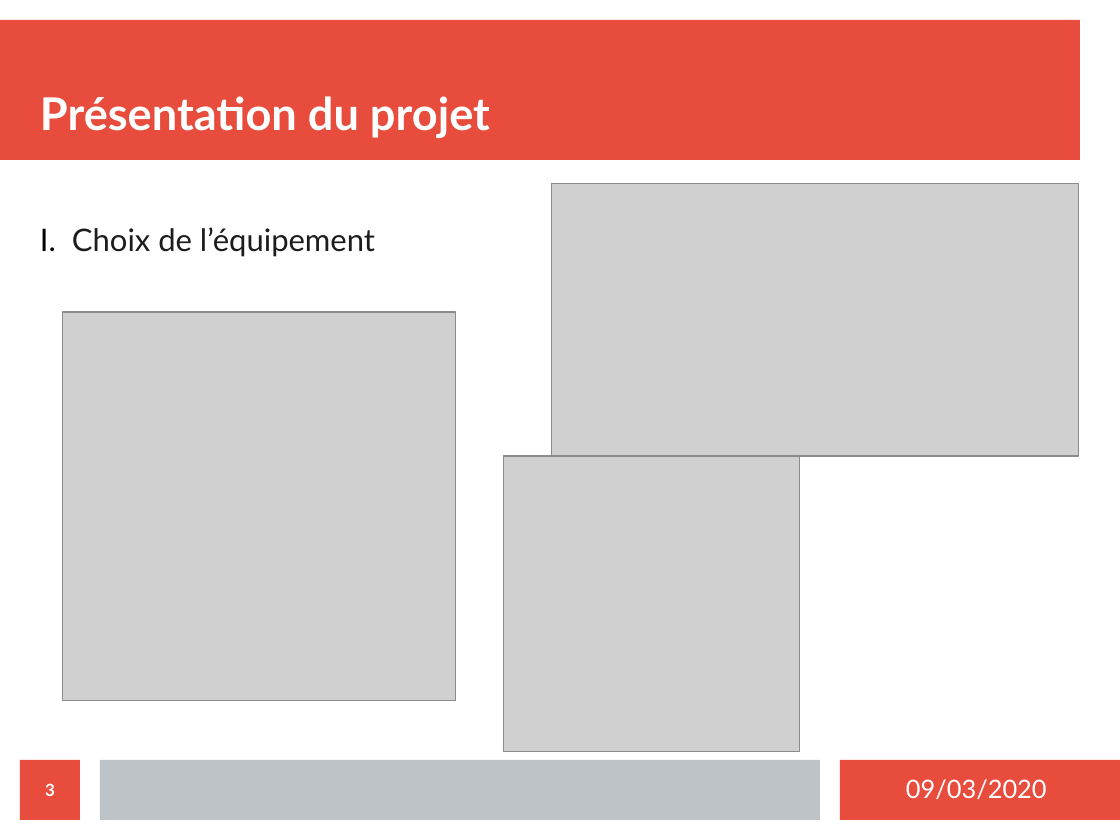
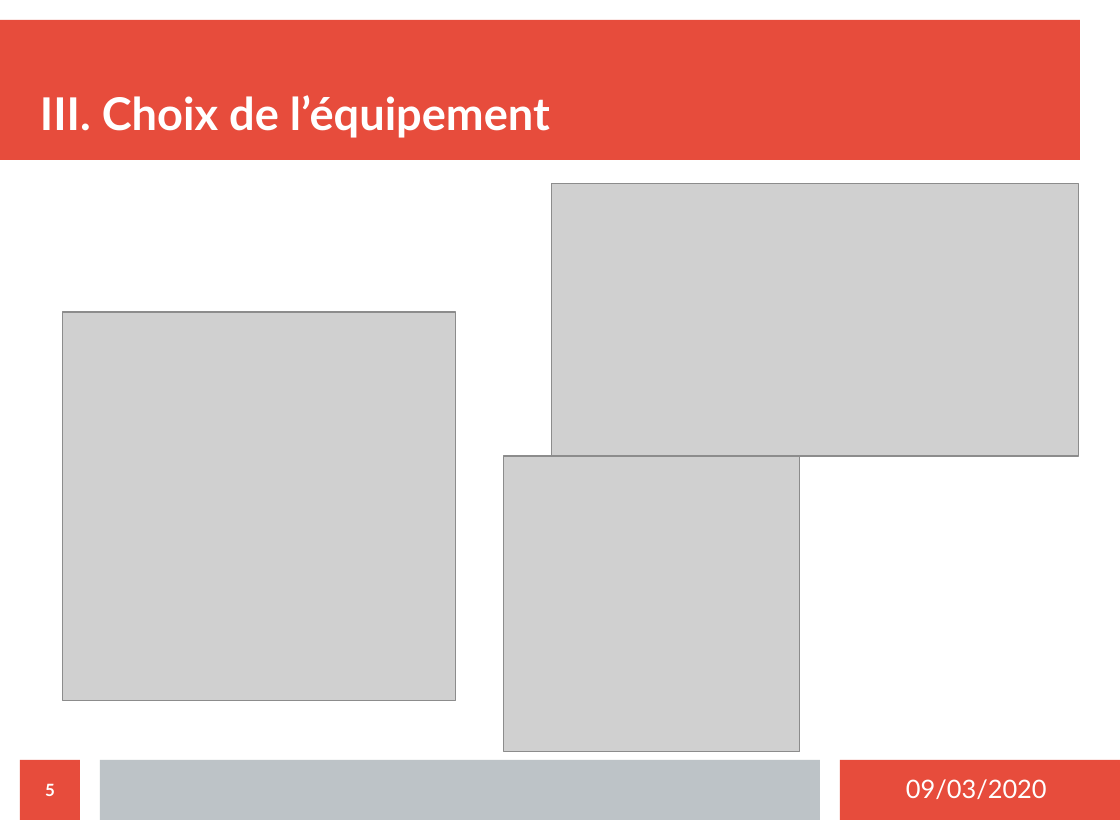
Before and after one commit to MezeretteBrice/Projet_Ronde, a slide deck: slide 5 of SOUTENANCE/Revue2/Revue2_CHEVREL.odp (slide 3 before the commit). Drawn at 1120x840 pixels with LibreOffice and Linux fonts; fonts in the diff are those of the drawing; grey boxes stand for pictures. Boxes give left, top, right and bottom in pixels: in the first picture for what was removed or moved away, otherwise in the second. Text is boxed around its words. In the diff, an @@ line names an element or a change of style, - is before the commit and + after.

```diff
--- a/SOUTENANCE/Revue2/Revue2_CHEVREL.odp
+++ b/SOUTENANCE/Revue2/Revue2_CHEVREL.odp
@@ title at box(40, 95, 550, 138): text changed @@
-Présentation du projet
+III. Choix de l’équipement
@@ text removed at box(72, 227, 375, 256) @@
-  I. Choix de l’équipement
@@ page number at box(45, 783, 55, 796): text changed @@
-3
+5
```
Also in this commit, not shown: 6 other slides changed, 2 slides added.
